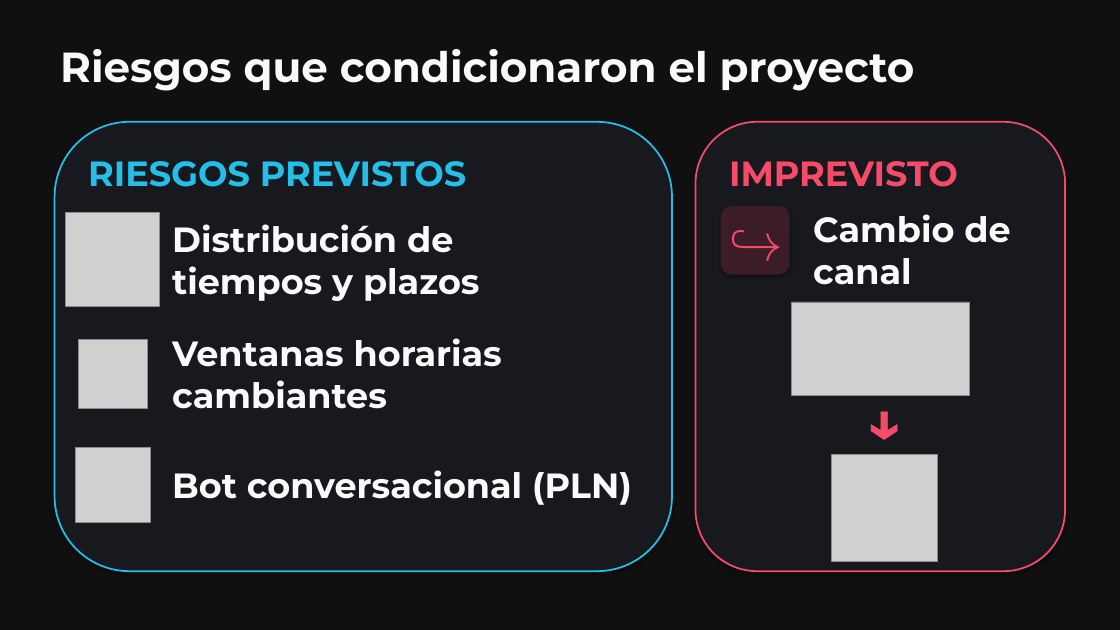
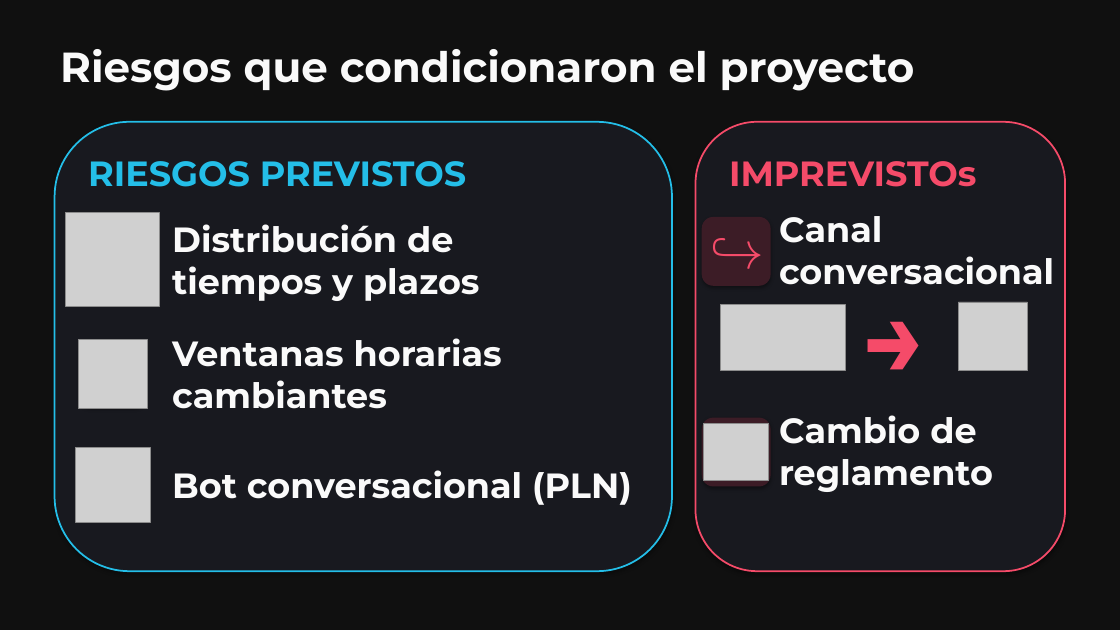
Before and after one commit to TrabajoProfesional-AGGZ/documentacion, a slide deck: slide 21 of entrega_final/defensa/Presentacion_SocioUnido.pptx. Drawn at 1120x630 pixels with LibreOffice and Linux fonts; fonts in the diff are those of the drawing; grey boxes stand for pictures. Boxes give left, top, right and bottom in pixels: in the first picture for what was removed or moved away, otherwise in the second. Text is boxed around its words. In the diff, an @@ line names an element or a change of style, - is before the commit and + after.

```diff
--- a/entrega_final/defensa/Presentacion_SocioUnido.pptx
+++ b/entrega_final/defensa/Presentacion_SocioUnido.pptx
@@ text at bbox=[729, 161, 976, 187]: text changed @@
-IMPREVISTO
+IMPREVISTOs
@@ text "↪": place and size @@
-text "↪" at bbox=[721, 206, 790, 278]
+text "↪" at bbox=[702, 214, 770, 287]
@@ rounded rectangle: place and size @@
-rounded rectangle at bbox=[721, 206, 790, 275]
+rounded rectangle at bbox=[702, 217, 770, 286]
@@ text at bbox=[779, 216, 1054, 285]: text changed @@
-Cambio de canal
+Canal conversacional
@@ text "↓": place and size @@
-text "↓" at bbox=[813, 379, 955, 460]
+text "↓" at bbox=[812, 276, 949, 418]
@@ text "↓" at bbox=[812, 276, 949, 418]: size 51 to 91 pt; rotation 0 to 270 degrees @@
@@ picture: place and size @@
-picture at bbox=[791, 302, 970, 395]
+picture at bbox=[721, 305, 846, 371]
@@ picture: place and size @@
-picture at bbox=[831, 455, 938, 562]
+picture at bbox=[959, 302, 1028, 371]
@@ rounded rectangle added at bbox=[702, 418, 770, 486], fill #3C1C26 @@
@@ text added at bbox=[779, 415, 993, 492], 30 pt, text #FAFAFA, bold @@
+Cambio de reglamento
@@ picture added at bbox=[703, 423, 769, 481] @@
```
Also in this commit, not shown: 2 other slides changed, 4 other files.
